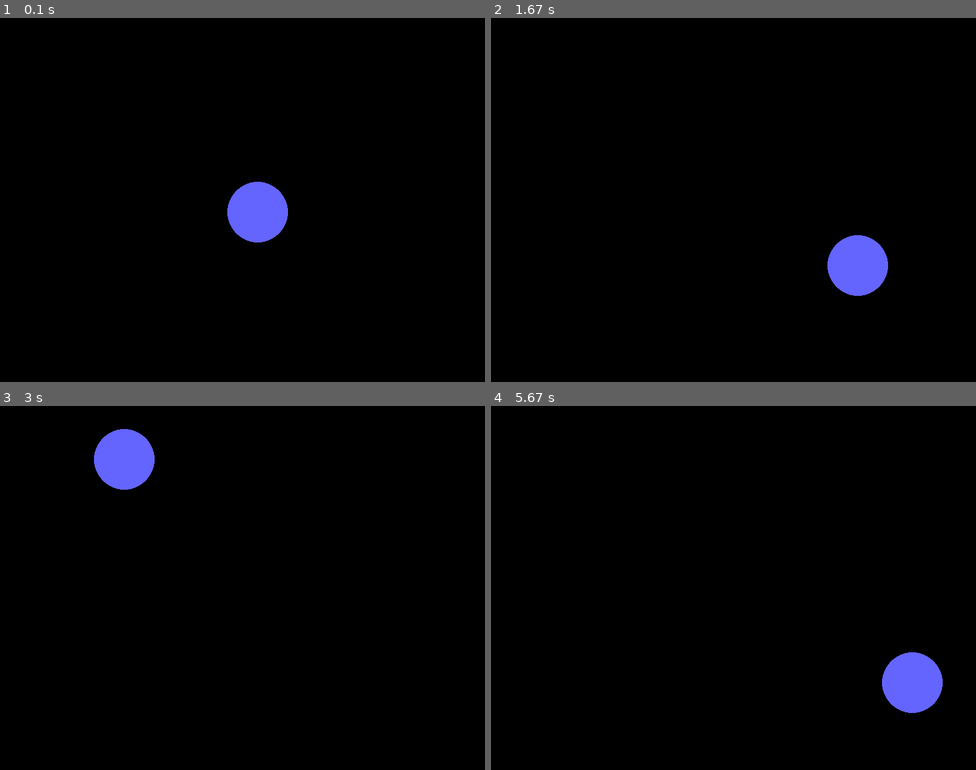
Above: before the commit, frames 1-4 (two rows, left to right).
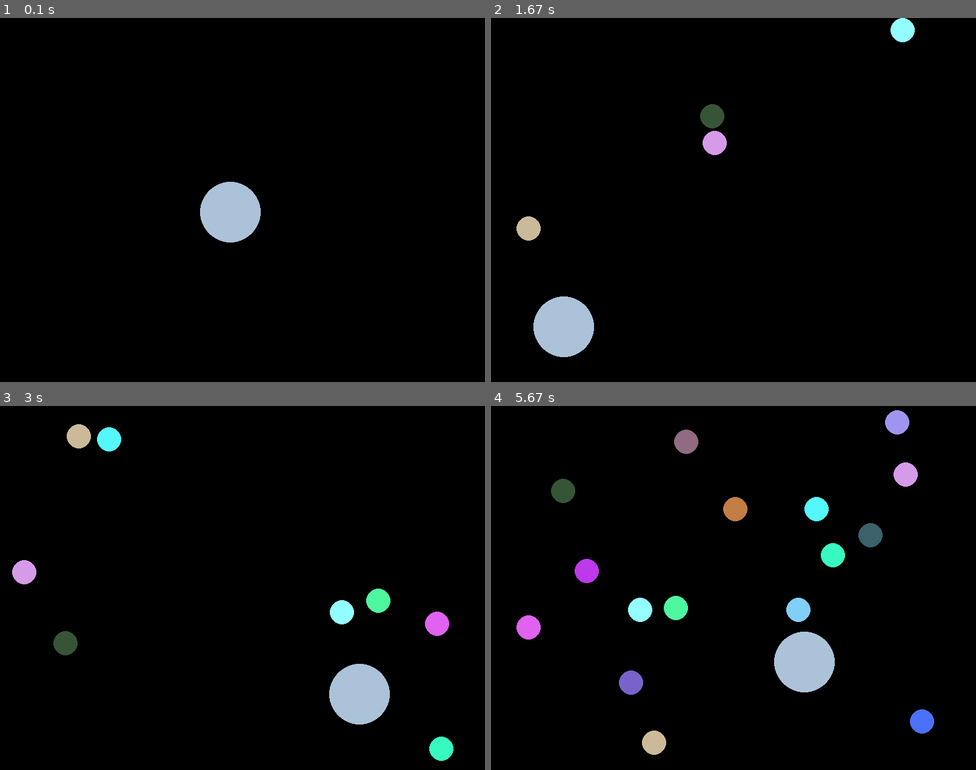
Above: after the commit, the same moments.

Repository: bobfootlen/sample_python
Game: pygame game, started from just_a_ball.py
The game is run twice, just before and just after one commit, with the same random seed, the same clock (stepped at 60 frames per second) and the same inputs.
Inputs (mouse positions are in pixels of both pictures, inside the frame that each line leads up to):
- Up to frame 1 (0.1 s): no input
- Up to frame 2 (1.67 s): click (714, 214) at 0.38 s; click (617, 203) at 0.72 s; click (806, 72) at 1.05 s; click (743, 76) at 1.38 s
- Up to frame 3 (3 s): click (247, 624) at 1.72 s; click (368, 646) at 2.05 s; click (368, 555) at 2.38 s; click (417, 558) at 2.72 s
- Up to frame 4 (5.67 s): click (903, 660) at 3.05 s; click (752, 573) at 3.38 s; click (626, 522) at 3.72 s; click (864, 628) at 4.05 s; click (655, 471) at 4.38 s; click (903, 584) at 4.72 s; click (641, 500) at 5.05 s; click (704, 478) at 5.38 s

The runs differ from the first frame. In frame 1, 2.5% of the frame differs, in the area x 41-60%, y 45-62%; in frame 2, 4.3%; in frame 3, 5.1%; in frame 4, 7.3%, in the area x 5-94%, y 1-96%.

Commit message:
Lots of sophistication.

Diff:
--- a/just_a_ball.py
+++ b/just_a_ball.py
@@ -1,5 +1,11 @@
 import pygame
 import sys
+import math
+import random
+
+def clamp(value, min_val, max_val):
+    return max(min_val, min(value, max_val))
+
 
 # Initialize PyGame
 pygame.init()
@@ -13,13 +19,78 @@
 clock = pygame.time.Clock()
 FPS = 60
 
-# Ball properties
-ball_radius = 50
-ball_x = WIDTH // 2 # Start in Center
-ball_y = HEIGHT // 2
-ball_speed_x = 5 # Start with 5/4 slope
-ball_speed_y = 4
-ball_color = (100, 100, 255)  # a non-Red color
+# Ball class
+class Ball:
+    def __init__(self, x, y, radius=20, color=None):
+        self.x = x
+        self.y = y
+        self.radius = radius
+        self.color = color or self.random_color()
+        self.vx = random.choice([-4, -3, 3, 4])
+        self.vy = random.choice([-4, -3, 3, 4])
+
+    def update(self):
+        self.x += self.vx
+        self.y += self.vy
+        wall_bounce = False
+        # Wall bounce
+        if self.x - self.radius <= 0 or self.x + self.radius >= WIDTH:
+            self.vx *= -1
+            self.x = clamp(self.x, 0 + self.radius, WIDTH - self.radius)
+            wall_bounce = True
+        if self.y - self.radius <= 0 or self.y + self.radius >= HEIGHT:
+            self.vy *= -1
+            self.y = clamp(self.y, 0 + self.radius, HEIGHT - self.radius)
+            wall_bounce = True
+        return wall_bounce
+
+    def draw(self, surface):
+        pygame.draw.circle(surface, self.color, (int(self.x), int(self.y)), self.radius)
+
+    def collides_with(self, other):
+        dx = self.x - other.x
+        dy = self.y - other.y
+        distance = math.hypot(dx, dy)
+        return distance < self.radius + other.radius
+
+    def reverse(self):
+            self.vy *= -1
+            self.vx *= -1
+
+    def resolve_collision(b1, b2):
+        dx = b1.x - b2.x
+        dy = b1.y - b2.y
+        dist_sq = dx * dx + dy * dy
+        if dist_sq == 0:
+            return  # avoid divide-by-zero
+
+        # Relative velocity
+        dvx = b1.vx - b2.vx
+        dvy = b1.vy - b2.vy
+
+        # Dot product of velocity diff and position diff
+        dot = dvx * dx + dvy * dy
+        if dot > 0:
+            return  # they’re moving apart
+
+        # Scale factor
+        scale = dot / dist_sq
+
+        # Apply impulse
+        b1.vx -= dx * scale
+        b1.vy -= dy * scale
+        b2.vx += dx * scale
+        b2.vy += dy * scale
+
+
+    @staticmethod
+    def random_color():
+        return random.randint(50, 255), random.randint(50, 255), random.randint(50, 255)
+
+balls = []
+
+balls.append(Ball(WIDTH // 2, HEIGHT // 2, 50))
+
 score = 0
 # Main loop
 running = True
@@ -30,25 +101,33 @@
     for event in pygame.event.get():
         if event.type == pygame.QUIT:
             running = False
+        elif event.type == pygame.MOUSEBUTTONDOWN:
+            mx, my = pygame.mouse.get_pos()
+            new_ball = Ball(mx, my)
 
-    # Update ball position
-    ball_x += ball_speed_x
-    ball_y += ball_speed_y
+            if all(not new_ball.collides_with(b) for b in balls):
+                balls.append(new_ball)
 
-    # Bounce off walls
-    if ball_x - ball_radius <= 0 or ball_x + ball_radius >= WIDTH:
-        ball_speed_x *= -1
-        score += 1
-    if ball_y - ball_radius <= 0 or ball_y + ball_radius >= HEIGHT:
-        ball_speed_y *= -1
-        score += 1
+    screen.fill((0, 0, 0))  # Black background
+
+    for ball in balls:
+        if ball.update():
+            score += 1
+        ball.draw(screen)
+
+    for i in range(len(balls)):
+        for j in range(i + 1, len(balls)):
+            b1 = balls[i]
+            b2 = balls[j]
+            if abs(b1.x - b2.x) > b1.radius + b2.radius: continue
+            if abs(b1.y - b2.y) > b1.radius + b2.radius: continue
+            if b1.collides_with(b2):
+                b1.resolve_collision(b2)
 
     # Draw everything
-    screen.fill((0, 0, 0))  # Black background
-    pygame.draw.circle(screen, ball_color, (ball_x, ball_y), ball_radius)
     pygame.display.flip()
 
-    pygame.display.set_caption("Idle Bouncer 3000 score: " + str(score))
+    pygame.display.set_caption(f"Idle Bouncer 3000 score: {score} fps: {clock.get_fps():.2f}")
 
 # Quit
 pygame.quit()
